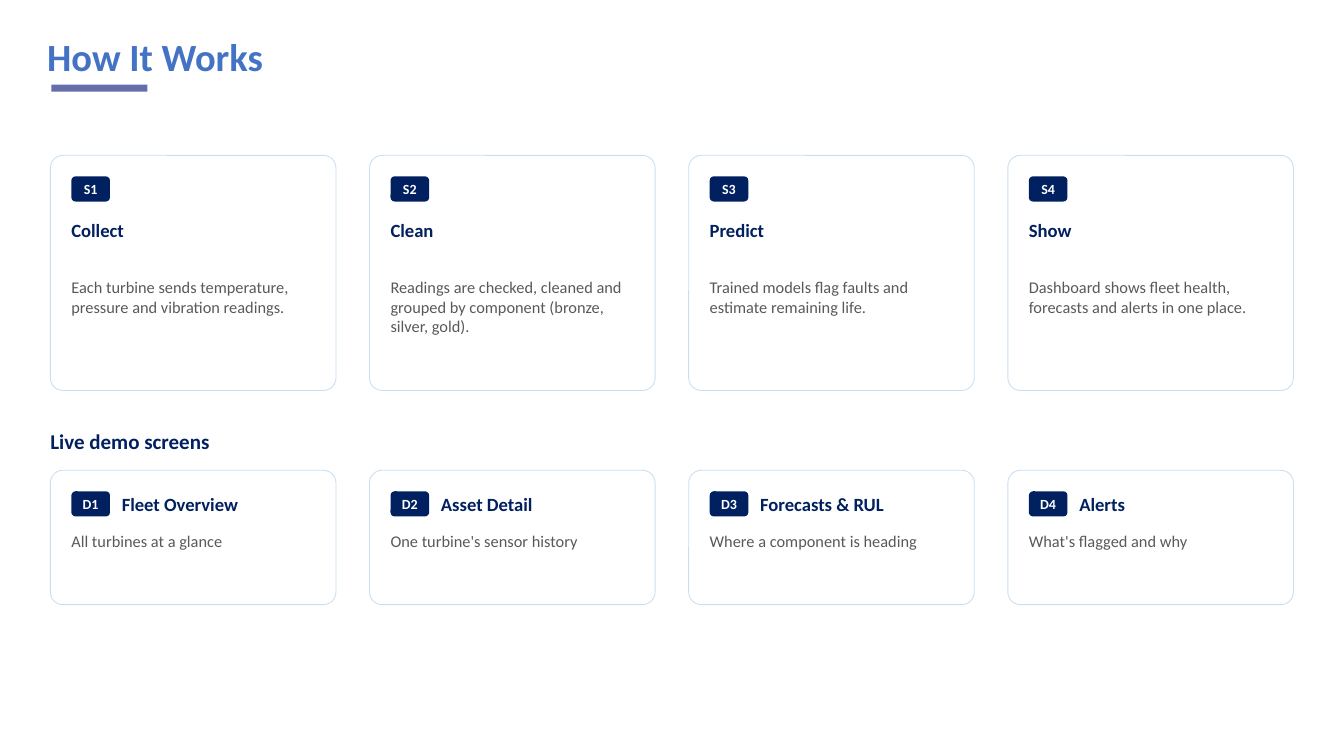
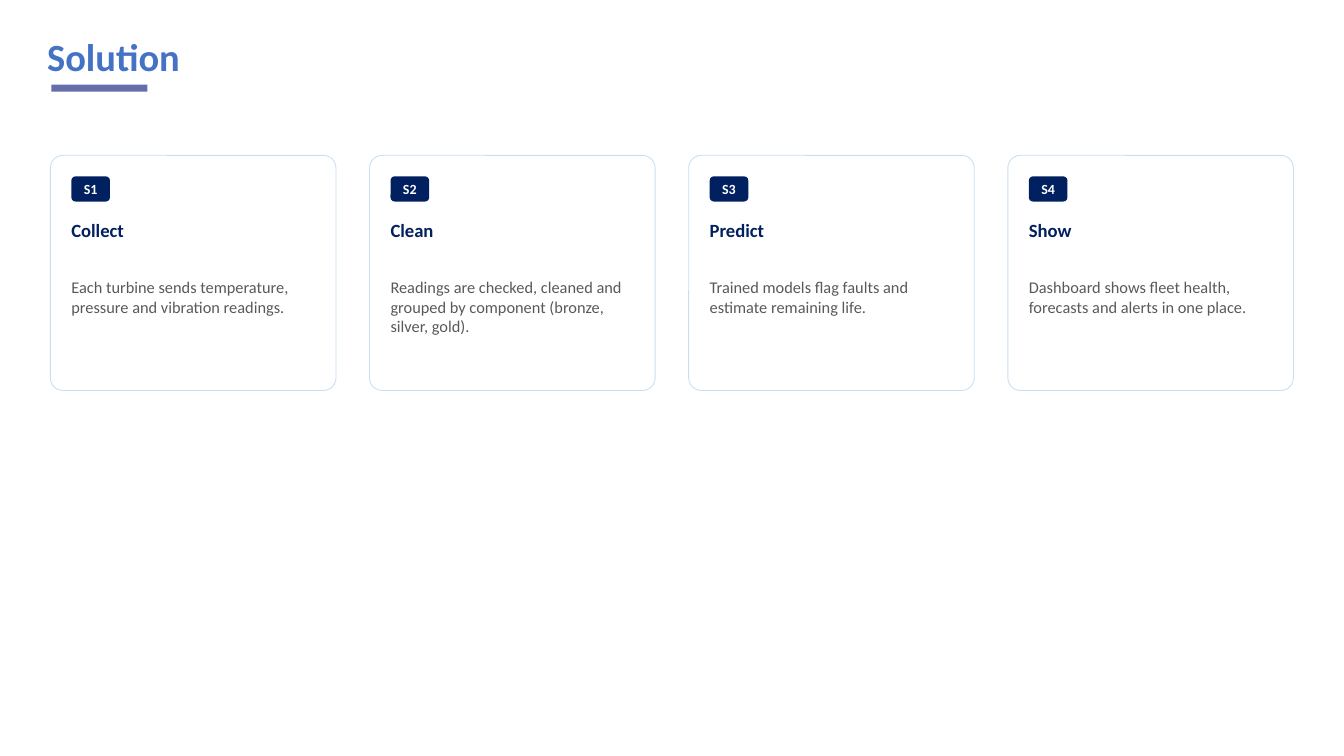
Before and after one commit to sd-umeshnikam/wind-turbine-pdm1, a slide deck: slide 9 of docs/deliverables/Project_Demo_Deck.pptx (slide 8 before the commit). Drawn at 1344x756 pixels with LibreOffice and Linux fonts; fonts in the diff are those of the drawing; background and template pictures are left out. Boxes give left, top, right and bottom in pixels: in the first picture for what was removed or moved away, otherwise in the second. Text is boxed around its words. In the diff, an @@ line names an element or a change of style, - is before the commit and + after.

```diff
--- a/docs/deliverables/Project_Demo_Deck.pptx
+++ b/docs/deliverables/Project_Demo_Deck.pptx
@@ title at (47,44,180,72): text changed @@
-How It Works
+Solution
@@ text removed at (50,434,209,449) @@
-Live demo screens
@@ rounded rectangle removed at (50,470,336,605) @@
@@ rounded rectangle removed at (370,470,655,605) @@
@@ rounded rectangle removed at (689,470,974,605) @@
@@ rounded rectangle removed at (1008,470,1294,605) @@
@@ rounded rectangle removed at (71,491,110,517) @@
-D1
@@ text removed at (122,498,238,511) @@
-Fleet Overview
@@ rounded rectangle removed at (391,491,429,517) @@
-D2
@@ text removed at (441,498,533,511) @@
-Asset Detail
@@ rounded rectangle removed at (710,491,748,517) @@
-D3
@@ text removed at (760,499,884,511) @@
-Forecasts & RUL
@@ rounded rectangle removed at (1029,491,1068,517) @@
-D4
@@ text removed at (1079,498,1125,511) @@
-Alerts
@@ text removed at (71,535,222,550) @@
-All turbines at a glance
@@ text removed at (391,535,578,550) @@
-One turbine's sensor history
@@ text removed at (710,535,917,550) @@
-Where a component is heading
@@ text removed at (1029,535,1187,550) @@
-What's flagged and why
```
Also in this commit, not shown: 9 other slides changed, 1 slide added, 2 other files.
